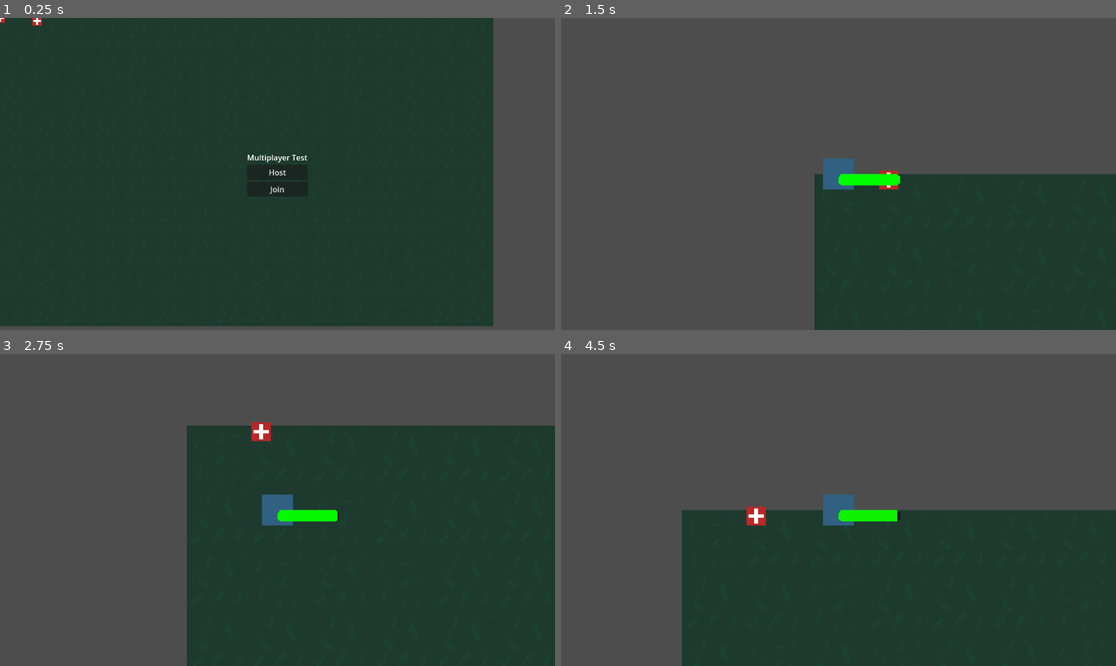
Above: before the commit, frames 1-4 (two rows, left to right).
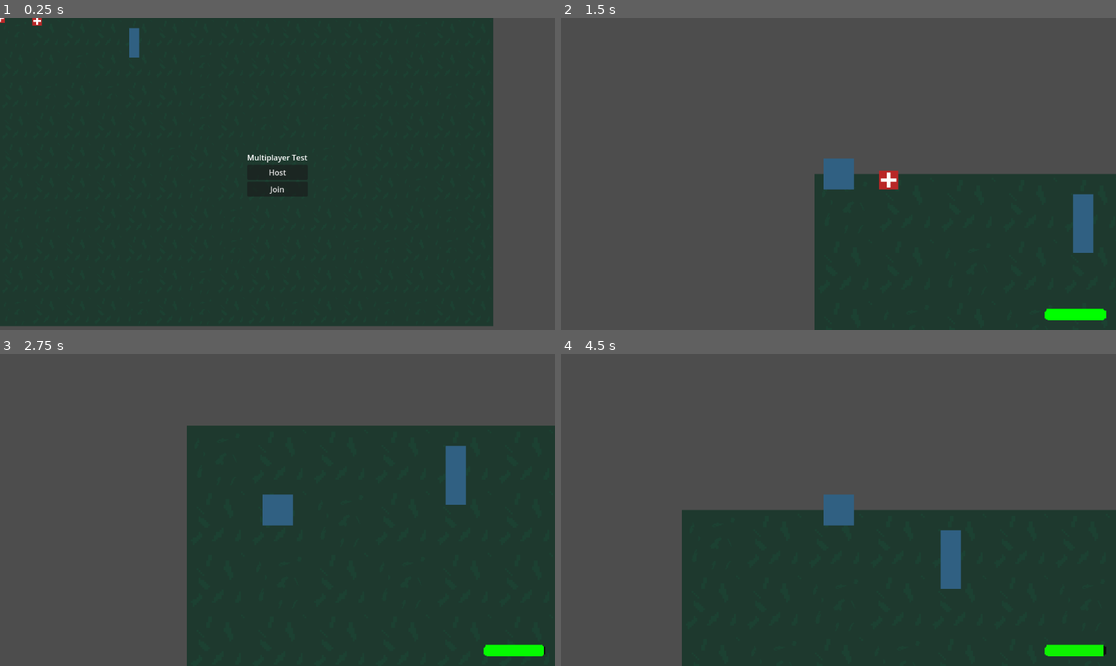
Above: after the commit, the same moments.

Repository: CelianNourry/Projet-Tuteure
Game: Godot game, scene res://Scenes/Node2D.tscn
Same seed, same stepped clock (60 frames per second), same inputs: the game is played once before the commit and once after it.
Inputs (mouse positions are in pixels of both pictures, inside the frame that each line leads up to):
- Up to frame 1 (0.25 s): no input
- Up to frame 2 (1.5 s): click "Host" at 0.5 s; tap Enter at 1.25 s; move the mouse to (960, 158) at 1.27 s; hold Right (ui_right) from 1.28 s (still down); hold E (ui_add) from 1.28 s (still down)
- Up to frame 3 (2.75 s): tap L (lock, bound only after the commit) at 1.55, 2.1 s; move the mouse to (166, 525) at 2.02 s; release Right (ui_right) at 2.03 s; release E (ui_add) at 2.03 s; hold Down (ui_down) from 2.03 s (still down); tap E (ui_add) at 2.3 s
- Up to frame 4 (4.5 s): move the mouse to (894, 441) at 2.77 s; release Down (ui_down) at 2.78 s; hold Right (ui_right) 2.78-3.53 s; hold E (ui_add) 2.78-3.53 s; tap L (lock, bound only after the commit) at 3.05, 3.6 s; move the mouse to (810, 572) at 3.52 s; hold Up (ui_up) 3.53-4.28 s; tap E (ui_add) at 3.8 s; move the mouse to (1005, 556) at 4.27 s; hold Left (ui_left) from 4.28 s (still down); hold E (ui_add) from 4.28 s (still down)

The runs differ from the first frame. In frame 1, 0.2% of the frame differs, in the area x 23-26%, y 3-13%; in frame 2, 1.6%; in frame 3, 1.8%, in the area x 45-99%, y 21-97%; in frame 4, 1.8%.

Commit message:
Ajout de porte

Diff:
--- a/Scenes/Chara_Movement.tscn
+++ b/Scenes/Chara_Movement.tscn
@@ -8,7 +8,7 @@
 [ext_resource type="PackedScene" uid="uid://c0kqjdkjmxm6i" path="res://Scenes/Stamina_bar.tscn" id="6_ra1gp"]
 
 [sub_resource type="RectangleShape2D" id="1"]
-size = Vector2(16, 16)
+size = Vector2(31, 32)
 
 [sub_resource type="SpriteFrames" id="2"]
 animations = [{
@@ -96,13 +96,13 @@
 properties/1/path = NodePath("AnimatedSprite2D:animation")
 properties/1/spawn = true
 properties/1/replication_mode = 1
-properties/2/path = NodePath("AnimatedSprite2D:visible")
+properties/2/path = NodePath("CollisionShape2D:disabled")
 properties/2/spawn = true
 properties/2/replication_mode = 1
-properties/3/path = NodePath("CollisionShape2D:disabled")
+properties/3/path = NodePath("AnimatedSprite2D:visible")
 properties/3/spawn = true
 properties/3/replication_mode = 1
-properties/4/path = NodePath("Stamina_bar:visible")
+properties/4/path = NodePath("bleeding:emitting")
 properties/4/spawn = true
 properties/4/replication_mode = 1
 
@@ -110,15 +110,18 @@
 script = ExtResource("1_in0ad")
 
 [node name="CollisionShape2D" type="CollisionShape2D" parent="."]
+position = Vector2(0.5, 0)
 shape = SubResource("1")
 
 [node name="AnimatedSprite2D" type="AnimatedSprite2D" parent="."]
+position = Vector2(0.5, 0)
+scale = Vector2(0.984375, 1)
 sprite_frames = SubResource("2")
 animation = &"walkdown"
 
 [node name="bleeding" parent="." instance=ExtResource("5")]
 emitting = false
-amount = 1000
+amount = 200
 lifetime = 60.0
 randomness = 1.0
 trail_lifetime = 10.0
@@ -191,3 +194,15 @@
 
 [node name="Stamina_bar" parent="." instance=ExtResource("6_ra1gp")]
 visible = false
+anchors_preset = 8
+anchor_left = 0.5
+anchor_top = 0.5
+anchor_right = 0.5
+anchor_bottom = 0.5
+offset_left = 214.0
+offset_top = 140.0
+offset_right = 278.0
+offset_bottom = 152.0
+grow_horizontal = 2
+grow_vertical = 2
+size_flags_vertical = 0
--- a/Scenes/Node2D.tscn
+++ b/Scenes/Node2D.tscn
@@ -1,9 +1,10 @@
-[gd_scene load_steps=9 format=3 uid="uid://250u0fm1wgof"]
+[gd_scene load_steps=10 format=3 uid="uid://250u0fm1wgof"]
 
 [ext_resource type="Script" uid="uid://vy7eto66xif5" path="res://Scripts/game.gd" id="1_fb6d7"]
 [ext_resource type="Texture2D" uid="uid://b1rmvgad2tduk" path="res://sprites/grass00.png" id="1_vk7xo"]
 [ext_resource type="PackedScene" uid="uid://crxxlxugpwlen" path="res://Scenes/inventory_item.tscn" id="3_msvkj"]
 [ext_resource type="Texture2D" uid="uid://b5e3a24s7dpdd" path="res://sprites/items/medkit.png" id="4_4iusc"]
+[ext_resource type="PackedScene" uid="uid://btedin2k01plm" path="res://Scenes/door.tscn" id="5_1uyk5"]
 
 [sub_resource type="TileSetAtlasSource" id="TileSetAtlasSource_mi8pq"]
 texture = ExtResource("1_vk7xo")
@@ -128,5 +129,8 @@
 position = Vector2(135, 57)
 shape = SubResource("RectangleShape2D_b4ktf")
 
+[node name="Door" parent="." instance=ExtResource("5_1uyk5")]
+position = Vector2(279, 31)
+
 [connection signal="pressed" from="UI/Multiplayer/VBoxContainer/Host" to="." method="_on_host_pressed"]
 [connection signal="pressed" from="UI/Multiplayer/VBoxContainer/Join" to="." method="_on_join_pressed"]
--- /dev/null
+++ b/Scenes/door.gd
@@ -0,0 +1,35 @@
+class_name Door
+extends StaticBody2D
+
+@onready var collisionShape: CollisionShape2D = $CollisionShape2D
+@onready var locked: bool
+
+func interact_with_front_door() -> void:
+	if locked:
+		print("La porte est verrouilée")
+	else:
+		collisionShape.disabled = !collisionShape.disabled
+	return
+
+func interact_with_back_door(action: String) -> void:
+	if action == "interact":
+		interact_with_front_door()
+	elif action == "lock":
+		print("Porte deverouilée")
+		locked != locked
+
+func _on_front_body_entered(body: Node2D) -> void:
+	if body.has_method("set_interactable_front_door"):
+		body.set_interactable_front_door(self)
+
+func _on_front_body_exited(body: Node2D) -> void:
+	if body.has_method("set_interactable_front_door"):
+		body.set_interactable_front_door(null)
+
+func _on_back_body_entered(body: Node2D) -> void:
+	if body.has_method("set_interactable_back_door"):
+		body.set_interactable_back_door(self)
+
+func _on_back_body_exited(body: Node2D) -> void:
+	if body.has_method("set_interactable_back_door"):
+		body.set_interactable_back_door(null)
--- /dev/null
+++ b/Scenes/door.tscn
@@ -0,0 +1,48 @@
+[gd_scene load_steps=6 format=3 uid="uid://btedin2k01plm"]
+
+[ext_resource type="Script" uid="uid://m0ps5w767dyf" path="res://Scenes/door.gd" id="1_p0e35"]
+[ext_resource type="Texture2D" uid="uid://ci5wo3n1p1p73" path="res://sprites/characters/Sprite-0003.png" id="1_w6aom"]
+
+[sub_resource type="RectangleShape2D" id="RectangleShape2D_p0e35"]
+size = Vector2(20, 61)
+
+[sub_resource type="RectangleShape2D" id="RectangleShape2D_fahql"]
+size = Vector2(4, 50)
+
+[sub_resource type="RectangleShape2D" id="RectangleShape2D_ab4ky"]
+size = Vector2(4, 50)
+
+[node name="Door" type="StaticBody2D"]
+script = ExtResource("1_p0e35")
+
+[node name="CollisionShape2D" type="CollisionShape2D" parent="."]
+position = Vector2(0, 20.5)
+shape = SubResource("RectangleShape2D_p0e35")
+
+[node name="Sprite2D" type="Sprite2D" parent="."]
+position = Vector2(-2.02656e-06, 20.5)
+scale = Vector2(0.65625, 1.92187)
+texture = ExtResource("1_w6aom")
+
+[node name="Back" type="Area2D" parent="."]
+
+[node name="CollisionShape2D" type="CollisionShape2D" parent="Back"]
+position = Vector2(11, 21)
+shape = SubResource("RectangleShape2D_fahql")
+
+[node name="Area2D" type="Area2D" parent="Back"]
+
+[node name="CollisionShape2D" type="CollisionShape2D" parent="Back/Area2D"]
+position = Vector2(-9, 20)
+shape = SubResource("RectangleShape2D_ab4ky")
+
+[node name="Front" type="Area2D" parent="."]
+
+[node name="CollisionShape2D" type="CollisionShape2D" parent="Front"]
+position = Vector2(-11, 21)
+shape = SubResource("RectangleShape2D_fahql")
+
+[connection signal="body_entered" from="Back" to="." method="_on_back_body_entered"]
+[connection signal="body_exited" from="Back" to="." method="_on_back_body_exited"]
+[connection signal="body_entered" from="Front" to="." method="_on_front_body_entered"]
+[connection signal="body_exited" from="Front" to="." method="_on_front_body_exited"]
--- a/Scripts/Chara_Movement.gd
+++ b/Scripts/Chara_Movement.gd
@@ -2,9 +2,10 @@
 
 @onready var inventoryControl = $InventoryUI/Inventory
 @onready var inventoryUI = $InventoryUI
-
-@onready var interact_ui = $InteractUI
+@onready var interactUI = $InteractUI
+@onready var staminaBar = $Stamina_bar
 @onready var camera = $PlayerCamera
+@onready var bleeding = $bleeding
 
 @export var SPEED: int = 125
 @export var WALK_SPEED: int = 125
@@ -19,11 +20,15 @@
 var isSprinting: bool = false
 var isMoving: bool = false
 
+var isBleeding: bool
+
 # Inventaire propre au joueur
 var inventory = []
 signal inventory_updated
 
 var interactable_item: Node2D
+var interactable_front_door: Door
+var interactable_back_door: Door
 
 # Determine le type de joueur. L'hote est le joueur, le pair est l'esprit
 var HOST: int
@@ -33,22 +38,27 @@
 	set_multiplayer_authority(int(str(name)))
 
 func _ready() -> void:
-	print(HOST)
 	$CollisionShape2D.disabled = !HOST # On désactive les collisions pour l'esprit
 	inventory.resize(12)
+
 	if is_multiplayer_authority():
 		camera.enabled = true
+		staminaBar.visible = true
+		$AnimatedSprite2D.visible = HOST
 		inventoryControl.set_player(self)
 	else:
 		camera.enabled = false
 	# Rendre l'hote visible tandis que l'esprit ne l'est pas (provisoire)
-	$AnimatedSprite2D.visible = HOST
+
 
 func _physics_process(_delta: float) -> void:
 	if is_multiplayer_authority():
 		$AnimatedSprite2D.animation = "idle"
 
 		velocity = Vector2()
+
+		if isBleeding:
+			$bleeding.emitting = true
 
 		if Input.is_action_just_pressed("ui_shift") and STAMINA > 0:
 			SPEED = SPRINT_SPEED
@@ -84,8 +94,8 @@
 			if isSprinting:
 				STAMINA -= SPRINT_LOSS
 			if STAMINA <= 0:
-				STAMINA += WALK_LOSS
 				SPEED = TIRED_SPEED
+				isSprinting = false
 
 		velocity = velocity.normalized() * SPEED
 		set_velocity(velocity)
@@ -93,7 +103,15 @@
 
 func set_interactable_item(item: Node2D) -> void:
 	interactable_item = item
-	interact_ui.visible = item != null
+	interactUI.visible = item != null
+
+func set_interactable_front_door(door: Door) -> void:
+	interactable_front_door = door
+	interactUI.visible = door != null
+
+func set_interactable_back_door(door: Door) -> void:
+	interactable_back_door = door
+	interactUI.visible = door != null
 
 func _input(event: InputEvent) -> void:
 	if is_multiplayer_authority():
@@ -101,8 +119,19 @@
 			print("Le joueur ", self, " a interagit avec l'inventaire")
 			inventoryUI.visible = !inventoryUI.visible
 		elif event.is_action_pressed("ui_add") and interactable_item and HOST:
-			print("Demande de ramassage envoyée au serveur pour : ", interactable_item.name)
+			print("Prise de l'item : ", interactable_item.name)
 			interactable_item.pickup_item(self)
+		elif interactable_front_door:
+			if event.is_action_pressed("interact"):
+				interactable_front_door.interact_with_front_door()
+				interactable_front_door = null
+		elif interactable_back_door:
+			if event.is_action_pressed("interact"):
+				interactable_back_door.interact_with_back_door("interact")
+				interactable_back_door = null
+			elif event.is_action_pressed("lock"):
+				interactable_back_door.interact_with_back_door("lock")
+				interactable_back_door = null
 
 func apply_item_effect(item: Dictionary) -> void:
 	if !is_multiplayer_authority():
@@ -111,6 +140,9 @@
 		"Vitesse":
 			SPEED += 200
 			print("Vitesse augmentée de ", SPEED)
+		"+100 HP":
+			print("Blessures soignées.")
+			bleeding.emitting = false
 		_ :
 			print("Aucun effet pour cet objet.")
 
--- a/Scripts/game.gd
+++ b/Scripts/game.gd
@@ -3,6 +3,8 @@
 @onready var multiplayer_ui = $UI/Multiplayer
 
 const PLAYER = preload("res://Scenes/Chara_Movement.tscn")
+
+var players : Dictionary = {}
 
 var peer = ENetMultiplayerPeer.new()
 
@@ -28,5 +30,11 @@
 	var player = PLAYER.instantiate()
 	player.name = str(pid)
 	add_child(player)
+	await get_tree().create_timer(0.1).timeout
+
+	players[pid] = player
+
 	if pid == multiplayer.get_unique_id():
 		player.add_to_group("players")
+	else:
+		player.add_to_group("esprits")
--- a/project.godot
+++ b/project.godot
@@ -64,6 +64,21 @@
 "events": [Object(InputEventKey,"resource_local_to_scene":false,"resource_name":"","device":-1,"window_id":0,"alt_press …(192 unchanged characters)…
 ]
 }
+interact={
+"deadzone": 0.2,
+"events": [Object(InputEventKey,"resource_local_to_scene":false,"resource_name":"","device":-1,"window_id":0,"alt_pressed":false,"shift_pressed":false,"ctrl_pressed":false,"meta_pressed":false,"pressed":false,"keycode":0,"physical_keycode":69,"key_label":0,"unicode":101,"location":0,"echo":false,"script":null)
+]
+}
+unlock={
+"deadzone": 0.2,
+"events": [Object(InputEventKey,"resource_local_to_scene":false,"resource_name":"","device":-1,"window_id":0,"alt_pressed":false,"shift_pressed":false,"ctrl_pressed":false,"meta_pressed":false,"pressed":false,"keycode":0,"physical_keycode":76,"key_label":0,"unicode":108,"location":0,"echo":false,"script":null)
+]
+}
+lock={
+"deadzone": 0.2,
+"events": [Object(InputEventKey,"resource_local_to_scene":false,"resource_name":"","device":-1,"window_id":0,"alt_pressed":false,"shift_pressed":false,"ctrl_pressed":false,"meta_pressed":false,"pressed":false,"keycode":0,"physical_keycode":76,"key_label":0,"unicode":108,"location":0,"echo":false,"script":null)
+]
+}
 
 [physics]
 
Not shown, added: Scenes/door.gd.uid
